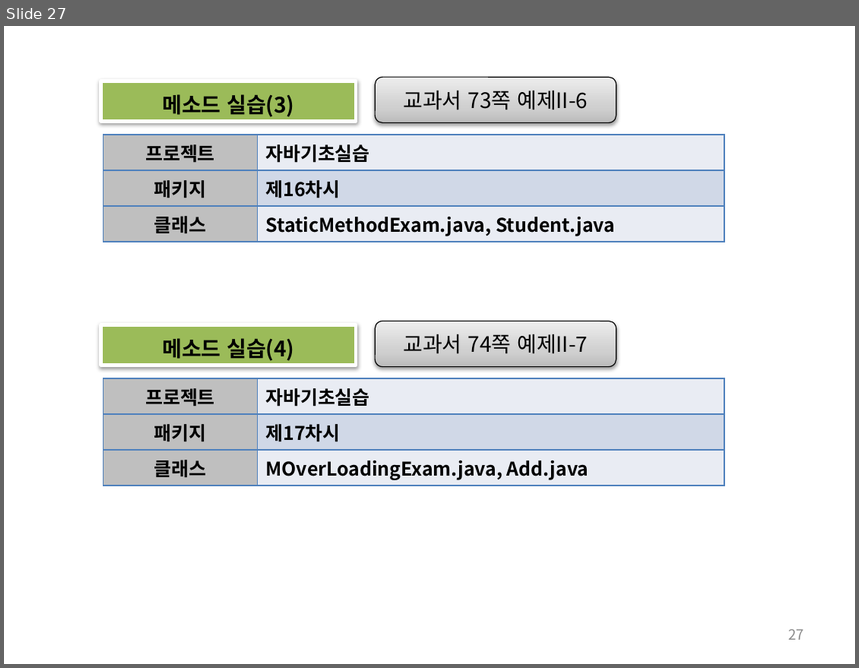
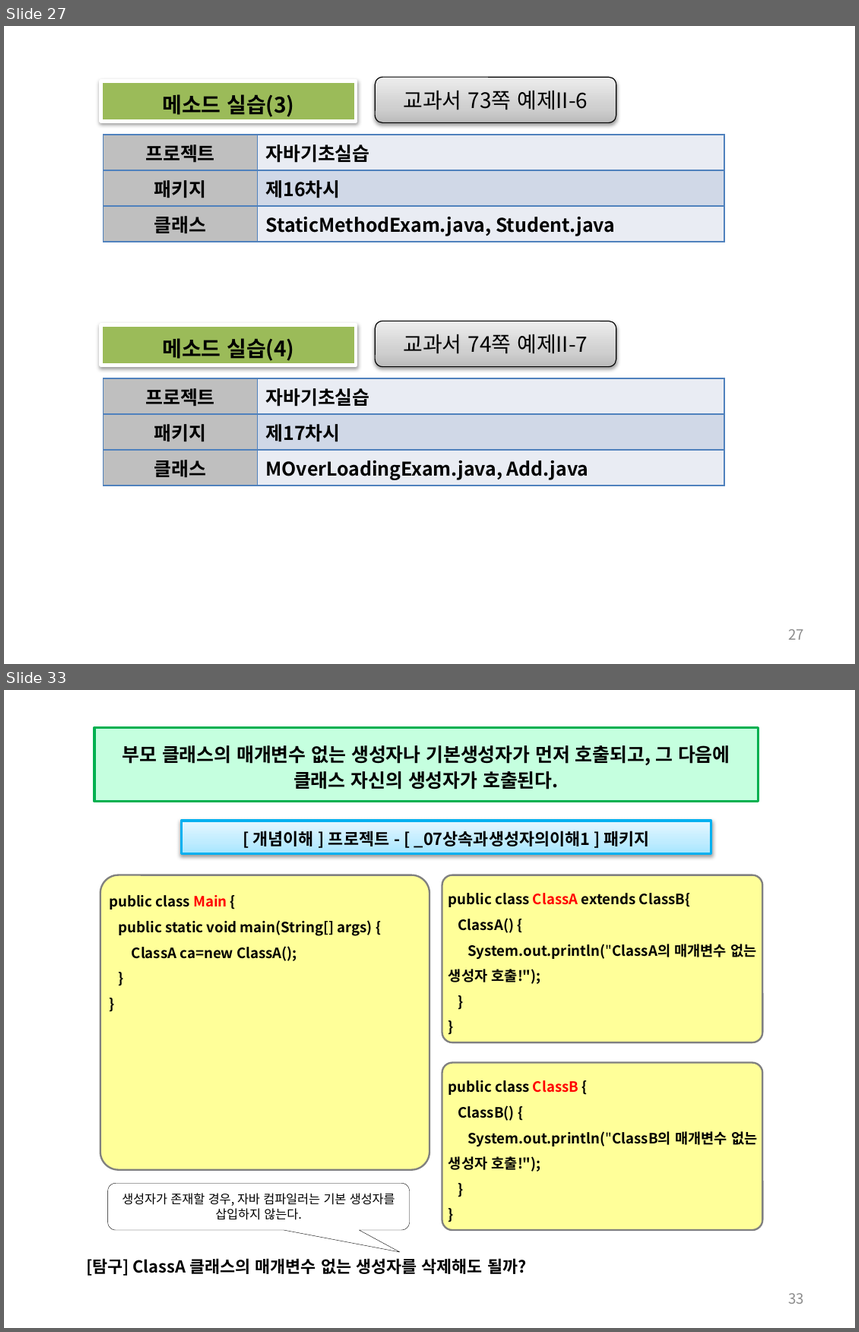
Before and after one commit to histime7/2018JavaClassroom, a slide deck: 수업자료/10_객체지향의 개요.pptx. Shown one above the other, each under a label of ours: slide 27 before the commit, slides 27 and 33 after it; the slides between them are not shown. The pictures are 859x668 and 859x1332 pixels, drawn with LibreOffice and Linux fonts; fonts in the diff are those of the drawing. Boxes give left, top, right and bottom in pixels: in the first picture for what was removed or moved away, otherwise in the second. Text is boxed around its words. In the diff, an @@ line names an element or a change of style, - is before the commit and + after.

```diff
--- a/수업자료/10_객체지향의 개요.pptx
+++ b/수업자료/10_객체지향의 개요.pptx
@@ slide 33 added at [4,690,855,1328], background #FFFFFF @@
@@ rectangle added at [94,727,758,802], fill #C5FFDF, outline #00B050 2 pt, 16 pt, text #000000, bold @@
+부모 클래스의 매개변수 없는 생성자나 기본생성자가 먼저 호출되고, 그 다음에 클래스 자신의 생성자가 호출된다.
@@ rectangle added at [182,821,712,854], fill gradient #A7E6FF to #C1EDFF to #E7F8FF, outline #00B0F0 2.25 pt, 14 pt, text #000000, bold @@
+[ 개념이해 ] 프로젝트 - [ _07상속과생성자의이해1 ] 패키지
@@ rounded rectangle added at [101,875,430,1170], fill #FFFF99, outline #808080 1.5 pt, 12 pt, text #000000, bold @@
+public class Main {
+public static void main(String[] args) {
+ClassA ca=new ClassA();
+}
+}
@@ rounded rectangle added at [443,875,763,1043], fill #FFFF99, outline #808080 1.5 pt, 12 pt, text #000000, bold @@
+public class ClassA extends ClassB{
+ClassA() {
+System.out.println("ClassA의 매개변수 없는 생성자 호출!");
+}
+}
@@ rounded rectangle added at [443,1063,763,1230], fill #FFFF99, outline #808080 1.5 pt, 12 pt, text #000000, bold @@
+public class ClassB {
+ClassB() {
+System.out.println("ClassB의 매개변수 없는 생성자 호출!");
+}
+}
@@ rounded speech box added at [108,1184,409,1230], outline #000000 0.25 pt, 10.5 pt, text #000000 @@
+생성자가 존재할 경우, 자바 컴파일러는 기본 생성자를 삽입하지 않는다.
@@ text added at [86,1258,527,1276], 14 pt, text #000000, bold @@
+[탐구] ClassA 클래스의 매개변수 없는 생성자를 삭제해도 될까?
@@ page number added at [788,1293,804,1304], 12 pt, text #8C8C8C @@
+33
```
Also in this commit, not shown: 6 slides changed, 24 other slides added, 1 other file.
